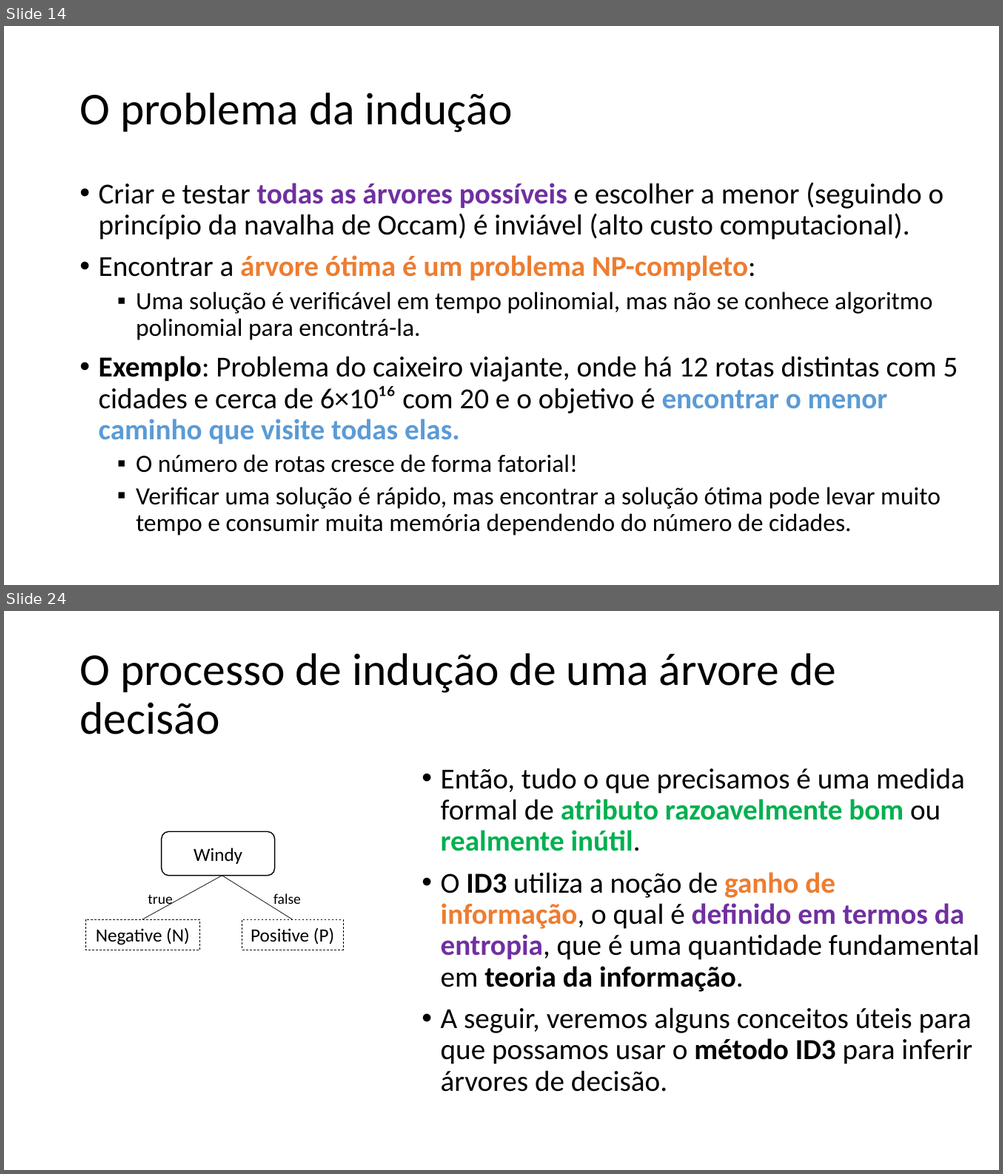
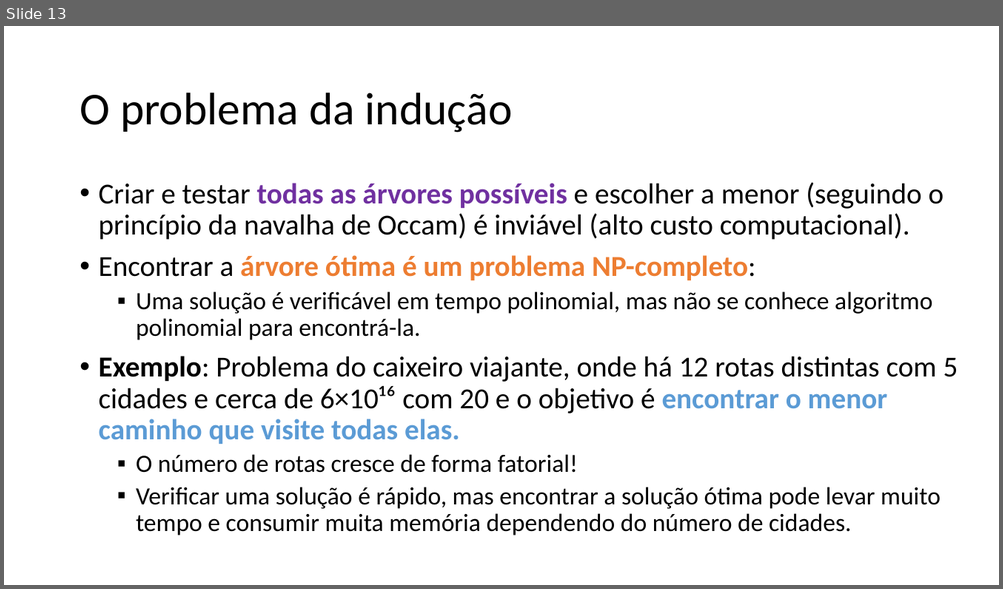
Before and after one commit to zz4fap/c24_inteligencia_artificial, a slide deck: slides/C24_Árvores_de_decisão.pptx. Shown one above the other, each under a label of ours: slides 14 and 24 before the commit, slide 13 after it; the slides between them are not shown. The pictures are 1003x1174 and 1003x589 pixels, drawn with LibreOffice and Linux fonts; fonts in the diff are those of the drawing. Boxes give left, top, right and bottom in pixels: in the first picture for what was removed or moved away, otherwise in the second. Text is boxed around its words. In the diff, an @@ line names an element or a change of style, - is before the commit and + after.

```diff
--- a/slides/C24_Árvores_de_decisão.pptx
+++ b/slides/C24_Árvores_de_decisão.pptx
@@ slide 24 removed at <box>4,611,999,1170</box>, background #FFFFFF @@
@@ title removed at <box>79,653,836,735</box> @@
-O processo de indução de uma árvore de decisão
@@ text removed at <box>441,768,979,1092</box> @@
-• Então, tudo o que precisamos é uma medida formal de atributo razoavelmente bom ou realmente inútil.
-• O ID3 utiliza a noção de ganho de informação, o qual é definido em termos da entropia, que é uma quantidade fundamental em teoria da informação.
-• A seguir, veremos alguns conceitos úteis para que possamos usar o método ID3 para inferir árvores de decisão.
@@ group removed at <box>85,832,343,950</box>: 2 lines, 2 texts, 2 rectangles, 1 rounded rectangle @@
-Windy
-true
-false
-Positive (P)
-Negative (N)
@@ what was slide 14 is now slide 13 @@
```
Also in this commit, not shown: 16 slides changed, 2 slides added, 10 other slides removed.
